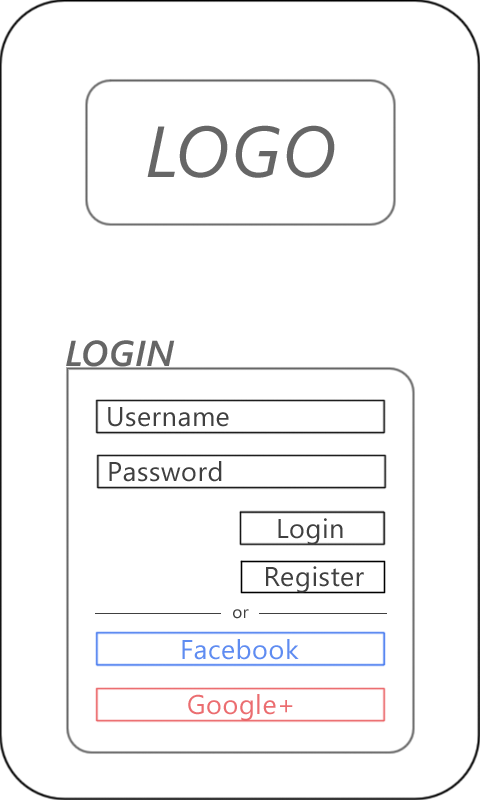
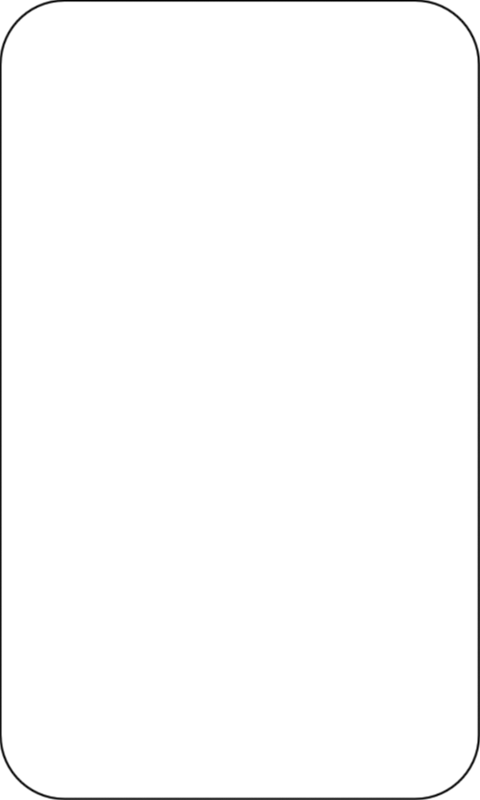
Layered file, before and after one edit (w=480, h=800). Changes by layer:
hid group "Login Activity" (6 layers) over left=65, top=78, right=415, bottom=754
